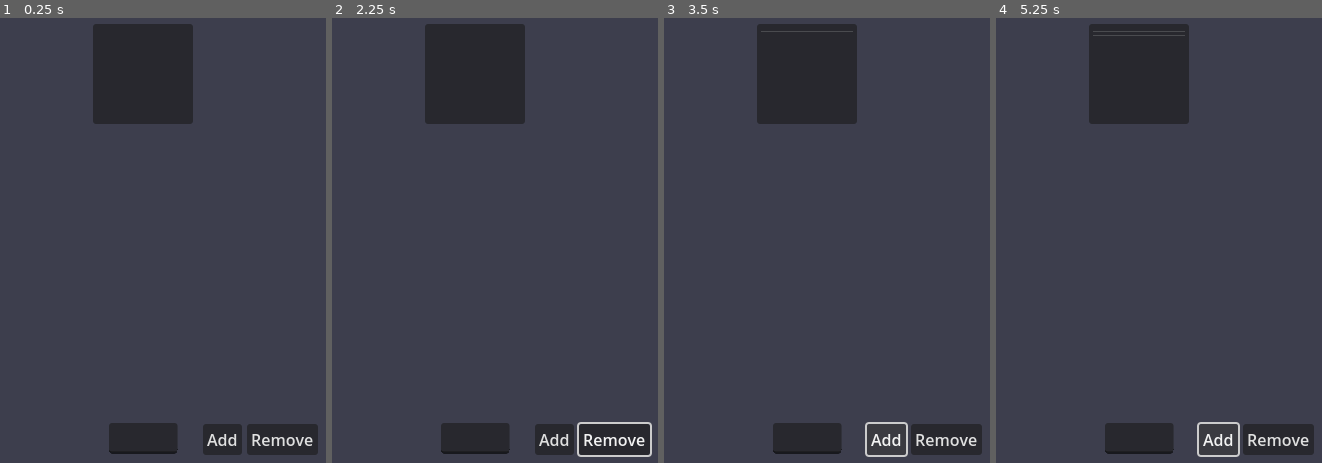
Above: before the commit, frames 1-4 (left to right).
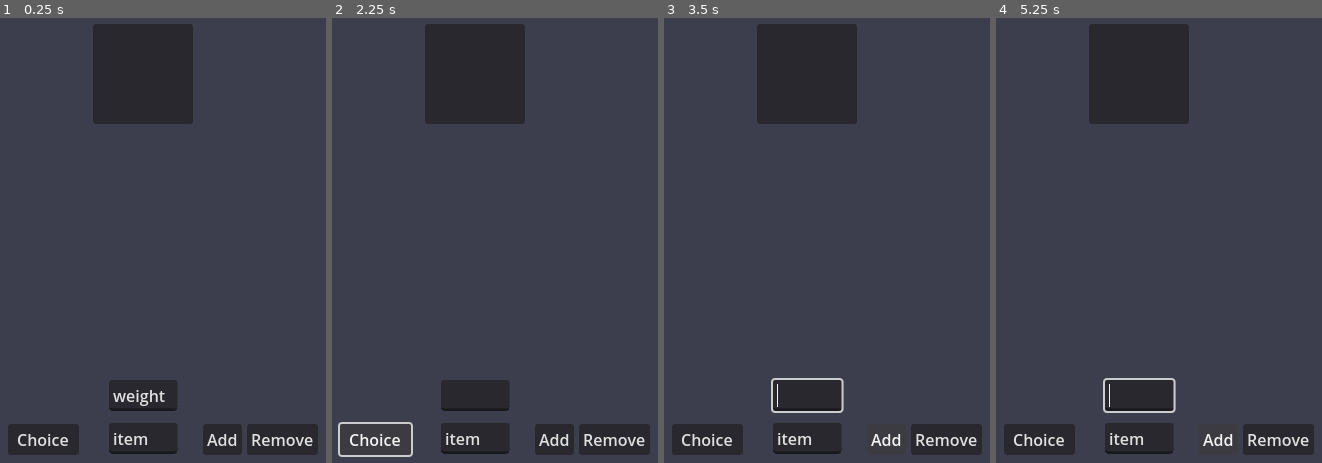
Above: after the commit, the same moments.

Repository: Nathaniel-Rabaya-CSUB/Habit-Tracker
Game: Godot game, scene res://control.tscn
Two runs of this game, one before a commit and one after it. Both use one fixed random seed, a clock stepped at 60 frames per second and the inputs below.
Inputs (mouse positions are in pixels of both pictures, inside the frame that each line leads up to):
- Up to frame 1 (0.25 s): no input
- Up to frame 2 (2.25 s): click "Add" at 0.5 s; click "Remove" at 1.25 s; click (374, 440) at 2 s, where only the run after the commit has a clickable "Choice"
- Up to frame 3 (3.5 s): click "Add" at 2.75 s
- Up to frame 4 (5.25 s): click "Remove" at 3.5 s; click (1038, 440) at 4.25 s, where only the run after the commit has a clickable "Choice"; click "Add" at 5 s

The runs differ from the first frame. In frame 1, 3.0% of the frame differs, in the area x 2-55%, y 81-99%; in frame 2, 2.4%; in frame 3, 3.6%; in frame 4, 3.7%, in the area x 2-75%, y 2-99%.

Commit message:
Weight Input/validation + internal data of list

Diff:
--- a/control.gd
+++ b/control.gd
@@ -1,8 +1,12 @@
 extends Control # notifies what part of the script is connected to in scene
+
+var rng = RandomNumberGenerator.new() # create random function
+var interalArray = []
 
 # create variables designated to scene nodes
 # @onready = used only when needed
-@onready var line_edit = $ColorRect/option
+@onready var option_edit = $ColorRect/option
+@onready var weight_edit = $ColorRect/weight
 @onready var add_button = $ColorRect/add_option
 @onready var list_container = $ColorRect/ScrollContainer/vContainer
 
@@ -10,21 +14,43 @@
 	add_button.pressed.connect(_on_add_option_pressed) # connect add_button function -> scene node
 
 func _on_add_option_pressed() -> void: # function: add_button is pressed
-	create_new_item(line_edit.text)
-	line_edit.clear()
+	create_new_item(option_edit.text, weight_edit.text) # create new item in list
 
-func create_new_item(item_text): # function: create new item in list
+func create_new_item(item_text, weight_text): # function: create new item in list
 	if item_text.is_empty(): # check if empty
 		print("Please input an option") # DEBUG
-	list_container.add_item(item_text) # add item to list
+		option_edit.edit() # autoset to typing in box
+		return
+
+	elif weight_text.is_valid_int() == false:
+		print("Please input a number") # DEBUG
+		weight_edit.clear()
+		weight_edit.edit()
+		return
+
+	for n in int(weight_text):
+		interalArray.append(item_text)
+		print(interalArray[n])
+
+	list_container.add_item(item_text + " (" + String(weight_text) + ")") # add item to list
+	option_edit.clear() # clear current text
+	option_edit.edit() # autoset to typing in box
 
 func _on_remove_option_pressed() -> void: # function: remove_button is pressed
 	if list_container.item_count == 0: # check if list is empty
 		print("List is empty") # DEBUG
 		return
-	var selectedItem = list_container.get_selected_items() # return pointer to selected item\
-	if selectedItem.size() > 0: # selectedItem = array, size() only for arrays
+	var selectedItem = list_container.get_selected_items() # return pointer to selected item
+	if selectedItem.size() > 0: # selectedItem = size of array, size() only for arrays
 		var removeIndex = selectedItem[0] # dereference pointer
 		list_container.remove_item(removeIndex) # remove selected index
 	else:
 		print("Select an item to remove") # DEBUG
+		return
+
+func _on_choice_option_pressed() -> void:
+	if list_container.item_count == 0: # check if list is empty
+		print("List is empty") # DEBUG
+		return
+
+	var randIdx = rng.randi_range(0, list_container.item_count)
--- a/control.tscn
+++ b/control.tscn
@@ -51,6 +51,21 @@
 offset_bottom = -20.0
 grow_horizontal = 2
 grow_vertical = 0
+text = "item"
+
+[node name="weight" type="LineEdit" parent="ColorRect"]
+layout_mode = 2
+anchor_left = 0.5
+anchor_top = 1.0
+anchor_right = 0.5
+anchor_bottom = 1.0
+offset_left = -34.2813
+offset_top = -94.0
+offset_right = 34.2813
+offset_bottom = -63.0
+grow_horizontal = 2
+grow_vertical = 0
+text = "weight"
 
 [node name="add_option" type="Button" parent="ColorRect"]
 layout_mode = 1
@@ -67,7 +82,7 @@
 text = "Add"
 metadata/_edit_use_anchors_ = true
 
-[node name="add_option2" type="Button" parent="ColorRect"]
+[node name="remove_option" type="Button" parent="ColorRect"]
 layout_mode = 1
 anchors_preset = -1
 anchor_left = 0.654375
@@ -82,5 +97,21 @@
 text = "Remove"
 metadata/_edit_use_anchors_ = true
 
+[node name="choice_option" type="Button" parent="ColorRect"]
+layout_mode = 1
+anchors_preset = -1
+anchor_left = 0.355625
+anchor_top = 0.97625
+anchor_right = 0.395625
+anchor_bottom = 0.97625
+offset_left = -19.5
+offset_top = -31.0
+offset_right = 19.5
+grow_horizontal = 2
+grow_vertical = 0
+text = "Choice"
+metadata/_edit_use_anchors_ = true
+
 [connection signal="pressed" from="ColorRect/add_option" to="." method="_on_add_option_pressed"]
-[connection signal="pressed" from="ColorRect/add_option2" to="." method="_on_remove_option_pressed"]
+[connection signal="pressed" from="ColorRect/remove_option" to="." method="_on_remove_option_pressed"]
+[connection signal="pressed" from="ColorRect/choice_option" to="." method="_on_choice_option_pressed"]
